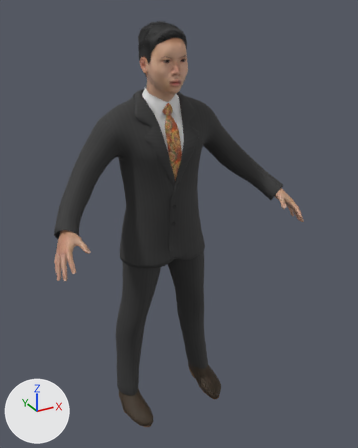
The glTF model town/models/m3.glb, before and after one commit.
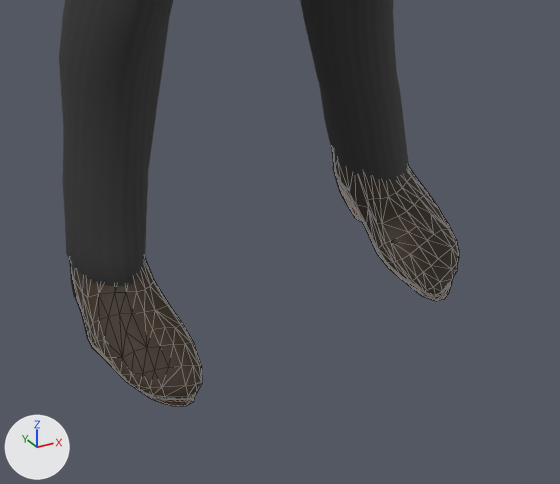
Each version appears first whole from a 50 mm lens placed at (-0.808, -1.626, 1.589), pointed at (0.038, -0.088, 0.82), and next in a close-up on the part from 28% to 69% of the width and 71% to 100% of the height. Arrows for +X, +Y and +Z are at lower left; the lights stay in place. The older version's two pictures come first. The close-ups show mesh edges as thin lines. Vertices at exactly the same position are counted once.

The first close-up shows 'Human.toigo_ankle_boots_male', 'Human.toigo_male_suit_tie_and_jacket'.
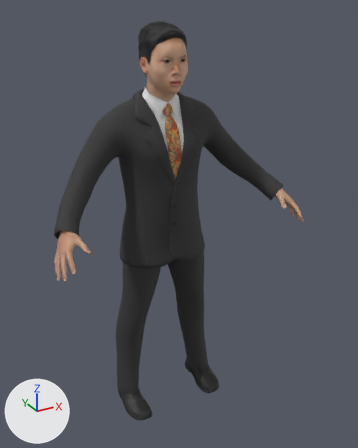
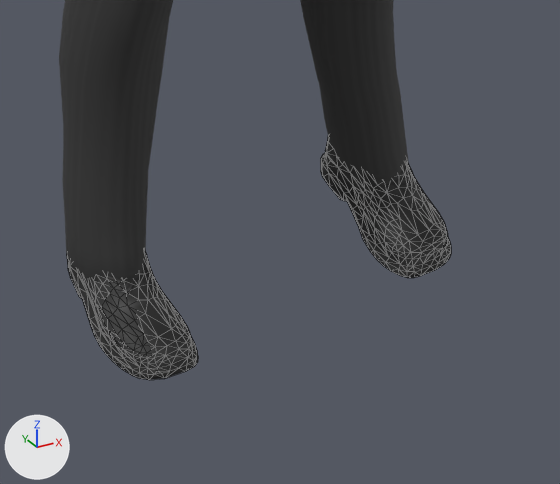
Location of each change, (x1, y1, x2, y2) in pixels of the close-ups (560 x 484 px; the box of a moved part takes in the faces that stretch with it):
```json
{"object": "Human.toigo_ankle_boots_male", "change": "reshaped", "before": [70, 150, 459, 406], "after": [67, 137, 451, 380]}
{"part": 1, "of": "me_boots_ankle_male", "change": "rebuilt", "before": [70, 259, 202, 406], "after": [67, 251, 198, 380]}
{"part": 2, "of": "me_boots_ankle_male", "change": "moved or reshaped", "before": [332, 150, 459, 301], "after": [321, 137, 451, 278]}
```

Scene script edits in JSON lines:
```json
{"op": "add", "block": "img_shoes04_normal", "code": ["img_shoes04_normal = load_image('shoes04_normal', '_unpacked/shoes04_normal', 512, 512, 'Non-Color')"]}
{"op": "add", "block": "img_shoes04_diffuse", "code": ["img_shoes04_diffuse = load_image('shoes04_diffuse', '_unpacked/shoes04_diffuse', 512, 512, 'sRGB')"]}
{"op": "add", "block": "mat_human_shoes04", "code": ["mat_human_shoes04 = bpy.data.materials.new('Human.shoes04')", "# uses the picture img_shoes04_diffuse", "# uses the picture img_shoes04_normal"]}
{"block": "me_boots_ankle_male", "where": "# used by ob_human_toigo_ankle_boots_male; location = (0.0, 0.0, 0.0)"}
{"op": "remove", "block": "me_boots_ankle_male", "code": "me_boots_ankle_male.from_pydata(...)  # 913 vertices, 1778 faces; spans x -0.228..0.228, y -0.205..0.056, z -0.016..0.152"}
{"op": "remove", "block": "me_boots_ankle_male", "code": "me_boots_ankle_male.materials.append(mat_human_toigo_ankle_boots_male)"}
{"op": "add", "block": "me_boots_ankle_male", "code": "me_boots_ankle_male.from_pydata(...)  # 929 vertices, 1735 faces; spans x -0.222..0.222, y -0.18..0.054, z -0.003..0.179"}
{"block": "me_boots_ankle_male", "change": "me_boots_ankle_male part 1: the loose piece of 454 vertices spanning x -0.228..-0.133, y -0.205..0.056, z -0.016..0.152 is rebuilt with 345 vertices and now spans x -0.222..-0.126, y -0.179..0.054, z -0.003..0.092, in mat_human_shoes04"}
{"block": "me_boots_ankle_male", "change": "me_boots_ankle_male part 2: 1 vertex moved within x 0.218, y -0.045, z 0.009; 458 vertices removed from x 0.133..0.228, y -0.205..0.056, z -0.016..0.152; 339 vertices added at x 0.126..0.222, y -0.18..0.054, z -0.003..0.092"}
{"block": "me_boots_ankle_male", "change": "other edits to the shape of me_boots_ankle_male do not show in these pictures"}
{"op": "add", "block": "me_boots_ankle_male", "code": "me_boots_ankle_male.materials.append(mat_human_shoes04)"}
```
